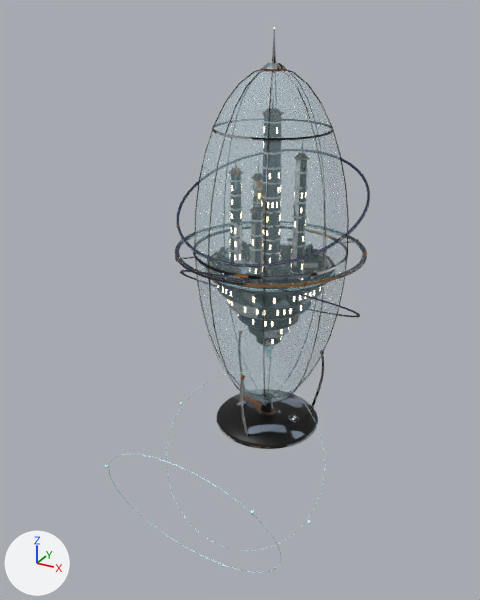
The FBX model SpaceStation/Assets/_Project/Art/Models/Modules/SM_Evo_Arcology.fbx: old version first, new version second.
The view is the same before and after, from a 50 mm lens placed at (2.06, -5.74, 3.55), pointed at (-0.59, -0.92, 1.13). Arrows for +X, +Y and +Z are at lower left; the lights stay in place. The first picture is the older version. Where no turn or scale is listed for an object, it has been applied to the vertices. Vertices at exactly the same position are counted once.

The scene before the commit, as lines of its bpy script (objects in view):
```python
me_emblem_fx_arcology_016 = bpy.data.meshes.new('Emblem_Fx_Arcology.016')
me_emblem_fx_arcology_016.from_pydata(...)  # 5102 vertices, 5220 faces; spans x -1.36..0.37, y -1.36..0.36, z -0.3..3.4
# faces by material slot: [1420, 176, 1432, 560, 1632]
me_emblem_fx_arcology_016.materials.append(mat_fx_fluorice)  # cyan #cef7ff
me_emblem_fx_arcology_016.materials.append(mat_fx_fluorwhite)  # white #ffffff
me_emblem_fx_arcology_016.materials.append(mat_window)  # beige #ffeac4, glowing beige #ffeac4
me_emblem_fx_arcology_016.materials.append(mat_fx_twinklewhite)  # white #ffffff
me_emblem_fx_arcology_016.materials.append(mat_fx_evoglassclear)  # cyan #cef3f9
me_smn_evo_arcology_016 = bpy.data.meshes.new('SMN_Evo_Arcology.016')
me_smn_evo_arcology_016.from_pydata(...)  # 17316 vertices, 15575 faces; spans x -1.38..0.38, y -1.38..0.38, z -0.42..3.38
me_smn_evo_arcology_016.materials.append(mat_tex_evo_arcology)  # picture img_t_evo_arcology_basecolor_png
me_spinorbit_arcologyringa_001 = bpy.data.meshes.new('SpinOrbit_ArcologyRingA.001')
me_spinorbit_arcologyringa_001.from_pydata(...)  # 1086 vertices, 1110 faces; spans x -0.87..0.87, y -0.81..0.81, z -0.33..0.33
me_spinorbit_arcologyringa_001.materials.append(mat_tex_evo_arcology_ringa)  # picture img_t_evo_arcology_ringa_basecolor_png
ob_emblem_fx_arcology = bpy.data.objects.new('Emblem_Fx_Arcology', me_emblem_fx_arcology_016)
ob_emblem_fx_arcology.location = (0.0, 0.0, 0.0)
ob_smn_evo_arcology = bpy.data.objects.new('SMN_Evo_Arcology', me_smn_evo_arcology_016)
ob_smn_evo_arcology.location = (0.0, 0.0, 0.0)
ob_spinorbit_arcologyringa = bpy.data.objects.new('SpinOrbit_ArcologyRingA', me_spinorbit_arcologyringa_001)
ob_spinorbit_arcologyringa.location = (-0.5, -0.5, 1.95)
```
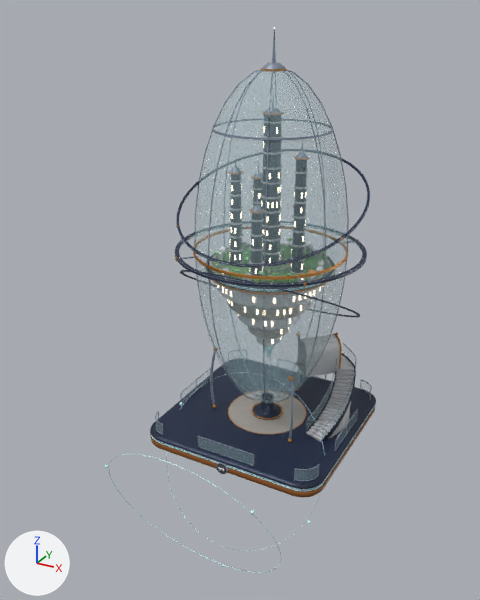
Changed parts and their boxes [x1, y1, x2, y2] in the pictures (480 x 600 px):
'Emblem_Fx_Arcology', reshaped (20% wider, 18% taller): before [176, 27, 363, 420]; after [151, 27, 375, 491]
'SMN_Evo_Arcology', reshaped (18% wider, 11% taller): before [175, 30, 367, 449]; after [150, 30, 376, 497]
part 1 of me_emblem_fx_arcology_016, added: after [198, 437, 253, 465]
part 2 of me_emblem_fx_arcology_016, added: after [336, 411, 357, 448]
part 3 of me_emblem_fx_arcology_016, added (mostly hidden): after [312, 374, 326, 380]
part 4 of me_emblem_fx_arcology_016, added: after [181, 369, 210, 401]
part 5 of me_emblem_fx_arcology_016, added: after [322, 344, 356, 439]
part 6 of me_emblem_fx_arcology_016, added: after [306, 370, 336, 430]
part 7 of me_emblem_fx_arcology_016, added: after [151, 406, 375, 491]
part 8 of me_emblem_fx_arcology_016, added: after [154, 438, 353, 490]
part 9 of me_emblem_fx_arcology_016, added: after [155, 413, 162, 434]
part 10 of me_emblem_fx_arcology_016, added: after [295, 465, 319, 481]
part 11 of me_emblem_fx_arcology_016, added: after [361, 381, 371, 399]
part 12 of me_smn_evo_arcology_016, added: after [216, 464, 227, 474]
part 13 of me_smn_evo_arcology_016, added: after [228, 395, 307, 434]
part 14 of me_smn_evo_arcology_016, added: after [198, 436, 254, 455]
part 15 of me_smn_evo_arcology_016, added: after [199, 447, 253, 466]
part 16 of me_smn_evo_arcology_016, rebuilt (125% wider, 144% taller): before [217, 394, 317, 447]; after [150, 366, 376, 497]
part 17 of me_smn_evo_arcology_016, deleted: before [217, 352, 324, 449]
part 18 of me_smn_evo_arcology_016, built on: before [261, 403, 274, 413]; after [155, 332, 372, 481]
part 19 of me_smn_evo_arcology_016, surface changed: [175, 32, 367, 404] in both

Diff of the bpy script that builds the scene:
```diff
--- a/SpaceStation/Assets/_Project/Art/Models/Modules/SM_Evo_Arcology.fbx.py
+++ b/SpaceStation/Assets/_Project/Art/Models/Modules/SM_Evo_Arcology.fbx.py
@@ me_emblem_fx_arcology_016 @@
-me_emblem_fx_arcology_016.from_pydata(...)  # 5102 vertices, 5220 faces; spans x -1.36..0.37, y -1.36..0.36, z -0.3..3.4
+me_emblem_fx_arcology_016.from_pydata(...)  # 5030 vertices, 5192 faces; spans x -1.42..0.42, y -1.44..0.44, z -0.36..3.4
+# me_emblem_fx_arcology_016 part 1: a new loose piece, a box spanning x -0.7964..-0.2036, y -1.3615..-1.3585, z -0.249..-0.136, in mat_fx_evoglassclear (cyan #cef3f9)
+# me_emblem_fx_arcology_016 part 2: a new loose piece, a box spanning x 0.3585..0.3615, y -0.7964..-0.2036, z -0.249..-0.136, in mat_fx_evoglassclear (cyan #cef3f9)
+# me_emblem_fx_arcology_016 part 3: a new loose piece, a box spanning x -0.7964..-0.2036, y 0.3585..0.3615, z -0.249..-0.136, in mat_fx_evoglassclear (cyan #cef3f9)
+# me_emblem_fx_arcology_016 part 4: a new loose piece, a box spanning x -1.3615..-1.3585, y -0.7964..-0.2036, z -0.249..-0.136, in mat_fx_evoglassclear (cyan #cef3f9)
+# me_emblem_fx_arcology_016 part 5: a new loose piece of 104 vertices spanning x 0.02..0.31, y -0.72..0.23, z -0.23..0.32, in mat_fx_evoglassclear (cyan #cef3f9)
+# me_emblem_fx_arcology_016 part 6: a new loose piece of 80 vertices spanning x 0.01..0.11, y -0.66..-0.11, z -0.23..0.32, in mat_fx_evoglassclear (cyan #cef3f9)
+# me_emblem_fx_arcology_016 part 7: a new loose piece of 72 vertices spanning x -1.42..0.42, y -1.42..0.42, z -0.32..-0.31, in mat_fx_fluorice (cyan #cef7ff)
+# me_emblem_fx_arcology_016 part 8: a new loose piece of 72 vertices spanning x -1.42..0.42, y -1.42..0.42, z -0.31..-0.3, in mat_fx_fluorice (cyan #cef7ff)
+# me_emblem_fx_arcology_016 part 9: a new loose piece of 36 vertices spanning x -1.36..-1.2, y -1.36..-1.2, z -0.25..-0.14, in mat_fx_evoglassclear (cyan #cef3f9)
+# me_emblem_fx_arcology_016 part 10: a new loose piece of 36 vertices spanning x 0.2..0.36, y -1.36..-1.2, z -0.25..-0.14, in mat_fx_evoglassclear (cyan #cef3f9)
+# me_emblem_fx_arcology_016 part 11: a new loose piece of 36 vertices spanning x 0.2..0.36, y 0.2..0.36, z -0.25..-0.14, in mat_fx_evoglassclear (cyan #cef3f9)
+# other edits to the shape of me_emblem_fx_arcology_016 do not show in these pictures
 me_emblem_fx_arcology_016.materials.append(mat_fx_fluorice)
@@ me_smn_evo_arcology_016 @@
-me_smn_evo_arcology_016.from_pydata(...)  # 17316 vertices, 15575 faces; spans x -1.38..0.38, y -1.38..0.38, z -0.42..3.38
+me_smn_evo_arcology_016.from_pydata(...)  # 19680 vertices, 17921 faces; spans x -1.42..0.42, y -1.44..0.44, z -0.42..3.38
+# me_smn_evo_arcology_016 part 12: a new loose piece, a 24-sided cylinder along y spanning x -0.5539..-0.4461, y -1.436..-1.432, z -0.4019..-0.2941, in mat_tex_evo_arcology (picture img_t_evo_arcology_basecolor_png)
+# me_smn_evo_arcology_016 part 13: the loose piece of 192 vertices spanning x -1.02..0.02, y -1.02..0.02, z 2.59..2.61 is copied, and the copy is scaled about its middle by (0.781, 0.781, 0.281), then moved by (0.0, 0.0, -2.86); it spans x -0.9..-0.1, y -0.9..-0.1, z -0.26
+# me_smn_evo_arcology_016 part 14: a new loose piece, a 6-sided cylinder along x spanning x -0.7964..-0.2036, y -1.3645..-1.3555, z -0.1369..-0.1291, in mat_tex_evo_arcology (picture img_t_evo_arcology_basecolor_png)
+# me_smn_evo_arcology_016 part 15: a new loose piece, a 6-sided cylinder along x spanning x -0.7964..-0.2036, y -1.364..-1.356, z -0.2575..-0.2505, in mat_tex_evo_arcology (picture img_t_evo_arcology_basecolor_png)
+# me_smn_evo_arcology_016 part 16: the loose piece of 576 vertices spanning x -1.02..0.02, y -1.02..0.02, z -0.42..-0.23 is rebuilt with 432 vertices and now spans x -1.42..0.42, y -1.42..0.42, z -0.42..-0.26
+# me_smn_evo_arcology_016 part 17: 14 loose pieces with 1212 vertices, spanning x -1.02..0.02, y -1.07..0.02, z -0.35..0.44, are deleted
+# me_smn_evo_arcology_016 part 18: 8 vertices moved within x -0.56..-0.44, y -0.56..-0.44, z -0.07; 72 vertices removed from x -0.57..-0.43, y -0.57..-0.43, z -0.24..-0.16; 3108 vertices added at x -1.36..0.36, y -1.36..0.36, z -0.27..0.54
+# me_smn_evo_arcology_016 part 19: 11083 kept faces spanning x -1.38..0.38, y -1.38..0.38, z -0.1..3.38 get new texture (UV) coordinates
+# other edits to the shape of me_smn_evo_arcology_016 do not show in these pictures
 me_smn_evo_arcology_016.materials.append(mat_tex_evo_arcology)
```
